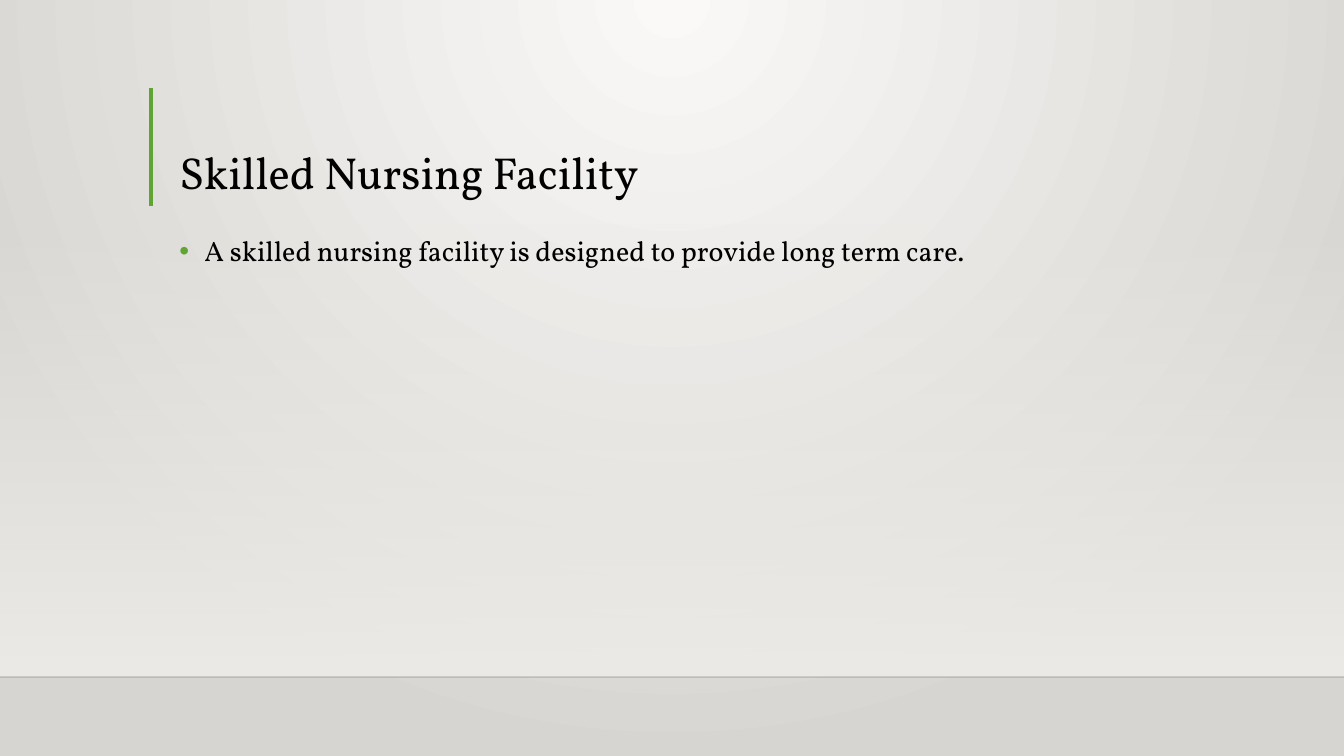
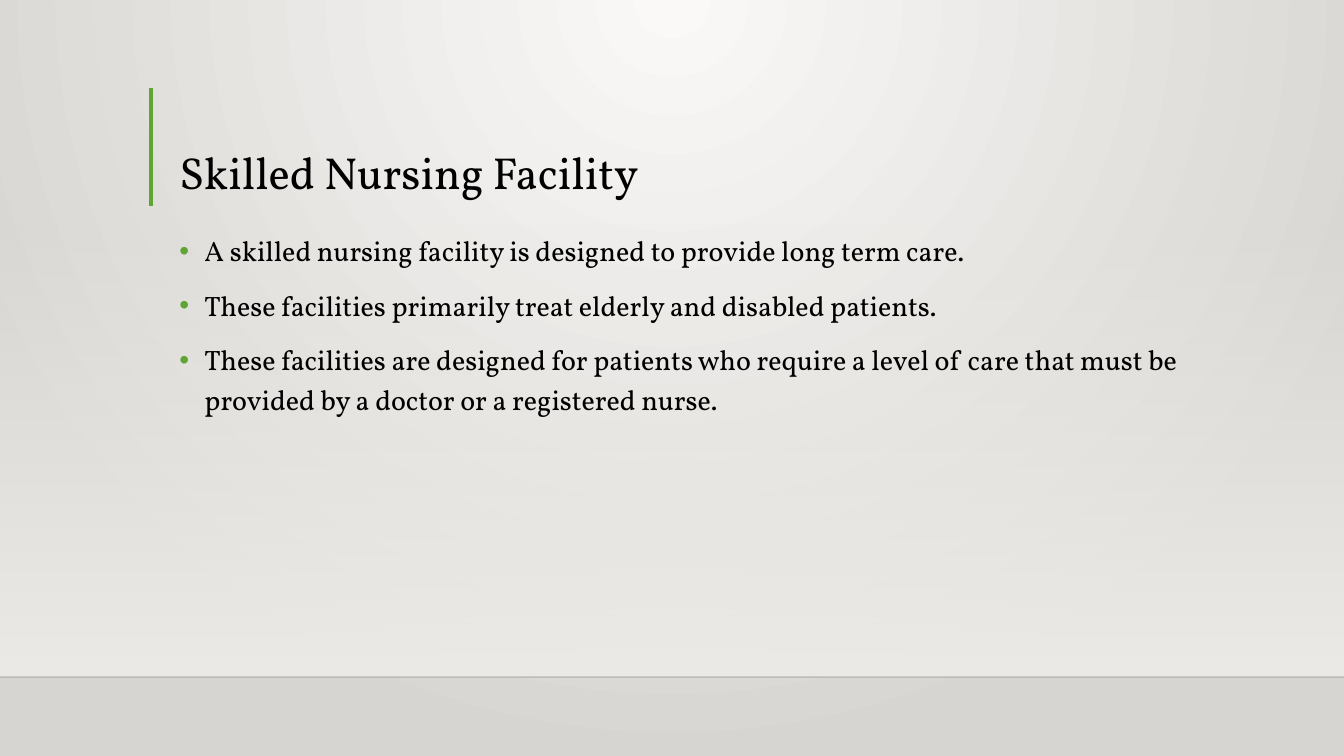
Before and after one commit to Intro-to-APCD/Intro-to-APCD.github.io, a slide deck: slide 3 of PowerPoints/Phase 3 - Claims Terminology/017 Medical Facilities.pptx. Drawn at 1344x756 pixels with LibreOffice and Linux fonts; fonts in the diff are those of the drawing; background and template pictures are left out. Boxes give left, top, right and bottom in pixels: in the first picture for what was removed or moved away, otherwise in the second. Text is boxed around its words. In the diff, an @@ line names an element or a change of style, - is before the commit and + after.

Commit message:
finished medical facility slides

```diff
--- a/PowerPoints/Phase 3 - Claims Terminology/017 Medical Facilities.pptx
+++ b/PowerPoints/Phase 3 - Claims Terminology/017 Medical Facilities.pptx
@@ text at (204, 296, 1177, 417): paragraphs added @@
+• These facilities primarily treat elderly and disabled patients.
+• These facilities are designed for patients who require a level of care that must be provided by a doctor or a registered nurse.
```
Also in this commit, not shown: 9 other slides changed.
